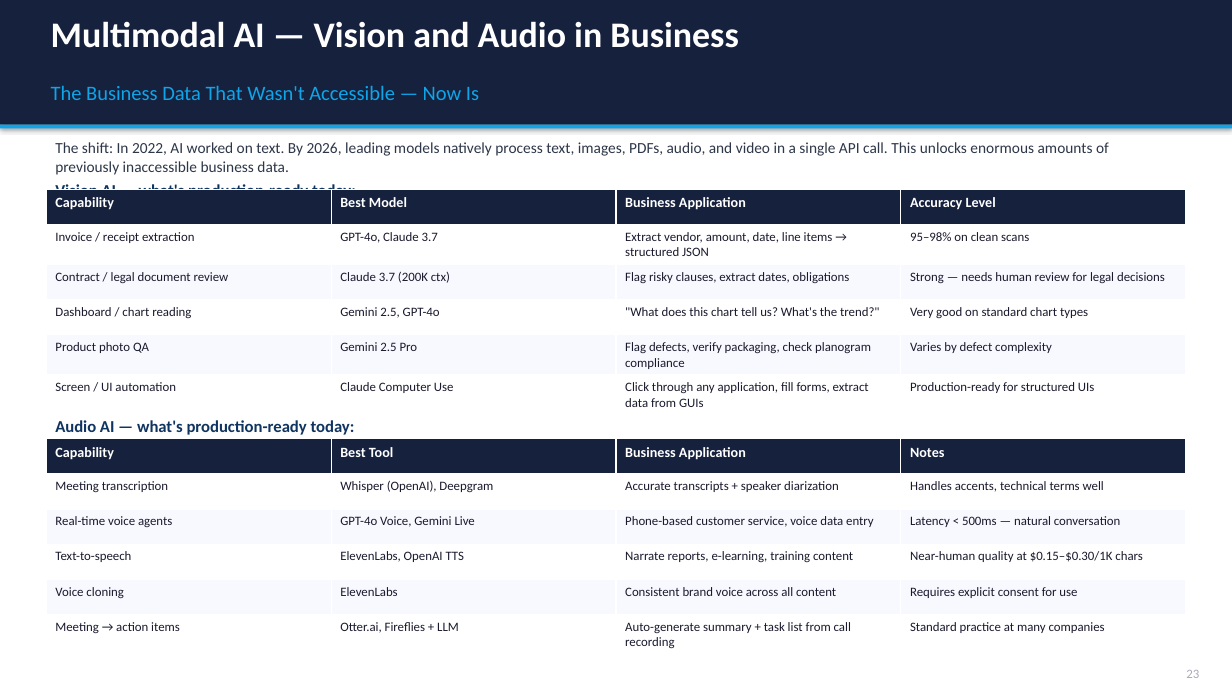
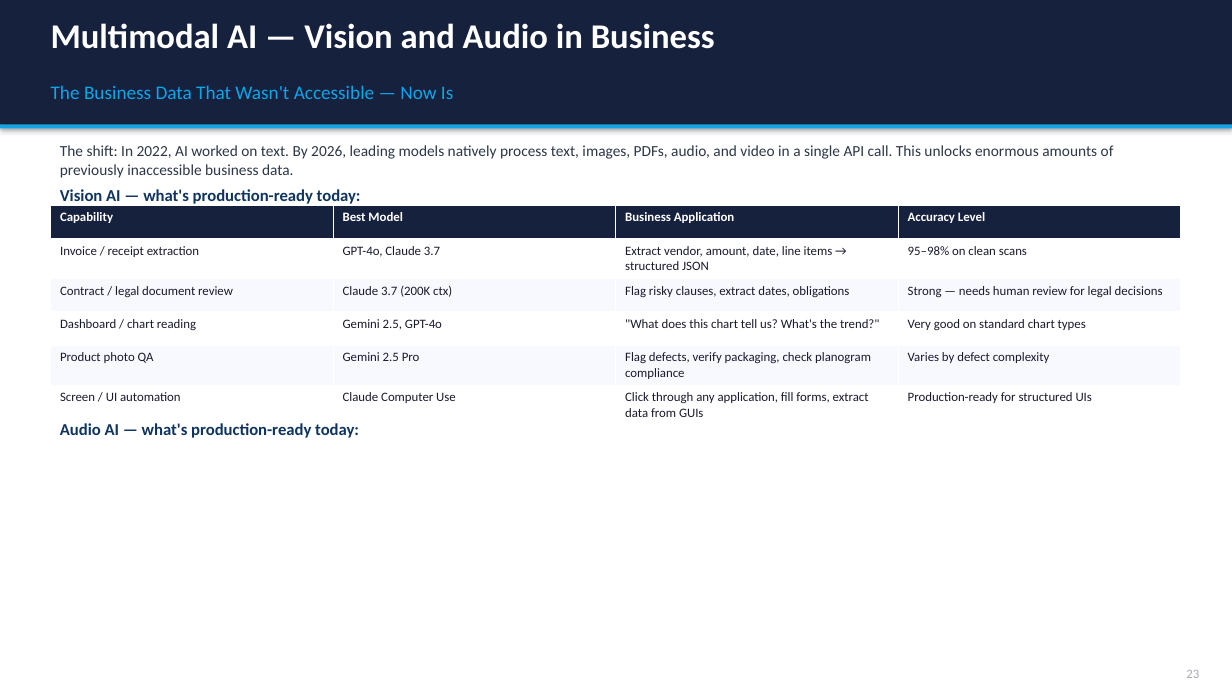
Before and after one commit to appjr/GenAIForBusinessOnline, a slide deck: slide 27 of Class 11/Week11_AI_Trends_Slides.pptx. Drawn at 1232x693 pixels with LibreOffice and Linux fonts; fonts in the diff are those of the drawing. Boxes give left, top, right and bottom in pixels: in the first picture for what was removed or moved away, otherwise in the second. Text is boxed around its words. In the diff, an @@ line names an element or a change of style, - is before the commit and + after.

```diff
--- a/Class 11/Week11_AI_Trends_Slides.pptx
+++ b/Class 11/Week11_AI_Trends_Slides.pptx
@@ text "Multimodal AI — Vision and ..." at bbox=[51, 23, 715, 49]: size 28 to 27 pt @@
@@ text "The Business Data That Wasn't ..." at bbox=[51, 85, 453, 99]: size 16 to 15 pt @@
@@ text "The shift: In 2022, AI ..." at bbox=[60, 145, 1114, 204]: more space between paragraphs @@
@@ table at bbox=[51, 205, 1182, 421] @@
@@ size 11 to 10 pt in "Capability", "Best Model", "Business Application", "Accuracy Level" @@
@@ table: place and size @@
-table at bbox=[46, 189, 1185, 411]
+table at bbox=[51, 205, 1182, 421]
@@ text "Audio AI — what's production-ready ..." at bbox=[60, 423, 359, 438]: more space between paragraphs @@
@@ table removed at bbox=[46, 439, 1185, 652], 6 rows, 4 columns @@
-Capability | Best Tool | Business Application | Notes
-Meeting transcription | Whisper (OpenAI), Deepgram | Accurate transcripts + speaker diarization | Handles accents, technical terms well
-Real-time voice agents | GPT-4o Voice, Gemini Live | Phone-based customer service, voice data entry | Latency < 500ms — natural conversation
-Text-to-speech | ElevenLabs, OpenAI TTS | Narrate reports, e-learning, training content | Near-human quality at $0.15–$0.30/1K chars
-Voice cloning | ElevenLabs | Consistent brand voice across all content | Requires explicit consent for use
-Meeting → action items | Otter.ai, Fireflies + LLM | Auto-generate summary + task list from call recording | Standard practice at many companies
```
Also in this commit, not shown: 31 other slides changed, 13 other files.
